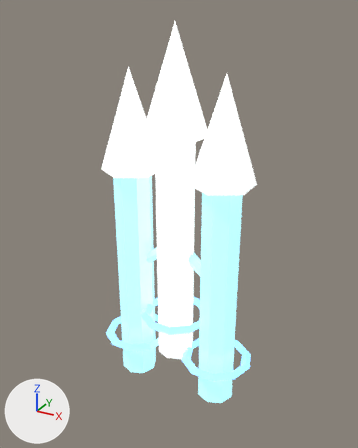
Before and after pictures for a commit that changed the glTF model public/assets/harthmere/glb/projectiles/pulse_carbine_burst.glb.
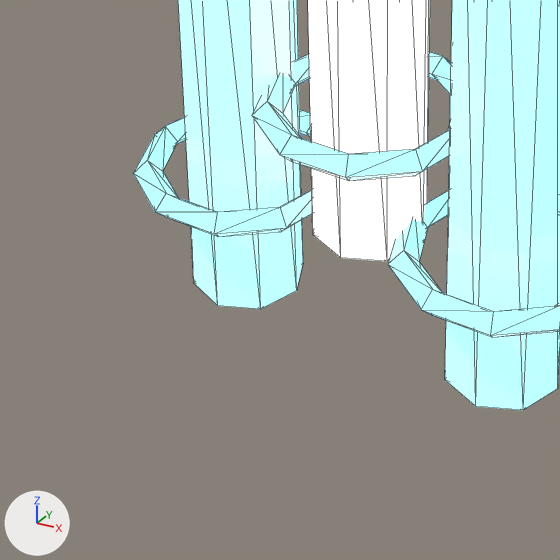
There are two pictures of each version: one whole from a camera (50 mm lens) standing at (0.673, -1.203, 0.724) and looking at (-0.014, 0.047, 0.099), one close up on the part from 18% to 65% of the width and 63% to 100% of the height. The axes (+X, +Y, +Z) are drawn at lower left. The lights are the same throughout. The first two pictures are the older version. The close-ups show mesh edges as thin lines. Where no turn or scale is listed for an object, it has been applied to the vertices.

In view in the first close-up: 'BurstPulse_0', 'BurstPulse_1', 'BurstPulse_2', 'BurstRing_0', 'BurstRing_1', 'BurstRing_2'.
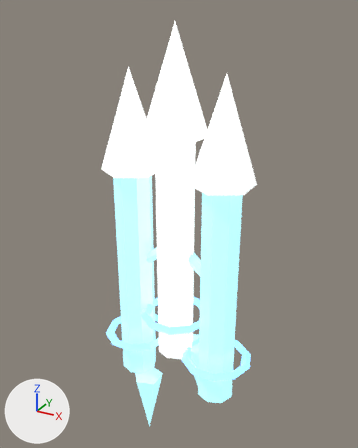
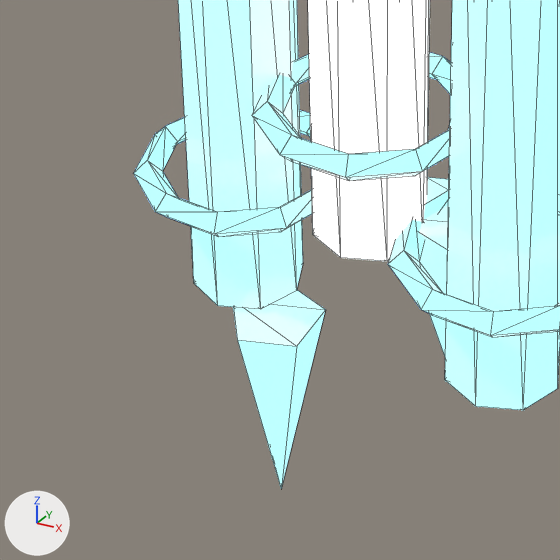
Location of each change, (x1, y1, x2, y2) in pixels of the close-ups (560 x 560 px):
'BurstWake_1', added (cyan)
    after: (233, 290, 326, 488)
'BurstWake_0', added (cyan)
    after: (419, 178, 449, 356)

What changed in the scene script:
```text
Add me_cone_060:
    me_cone_060.from_pydata(...)  # a 5-sided cone pointing to -z spanning x -0.053..0.044, y -0.051..0.05, z -0.122..0.122
    me_cone_060.materials.append(mat_premium_projectile_cyan)  # cyan #b3f5ff, glowing cyan #a2dee7
Add me_cone_059:
    me_cone_059.from_pydata(...)  # a 5-sided cone pointing to -z spanning x -0.052..0.062, y -0.059..0.06, z -0.106..0.106
    me_cone_059.materials.append(mat_premium_projectile_cyan)  # cyan #b3f5ff, glowing cyan #a2dee7
Add ob_burstwake_1:
    ob_burstwake_1 = bpy.data.objects.new('BurstWake_1', me_cone_060)
    ob_burstwake_1.location = (-0.095, -0.035, -0.59)
Add ob_burstwake_0:
    ob_burstwake_0 = bpy.data.objects.new('BurstWake_0', me_cone_059)
    ob_burstwake_0.location = (0.081, 0.03, -0.42)
```
